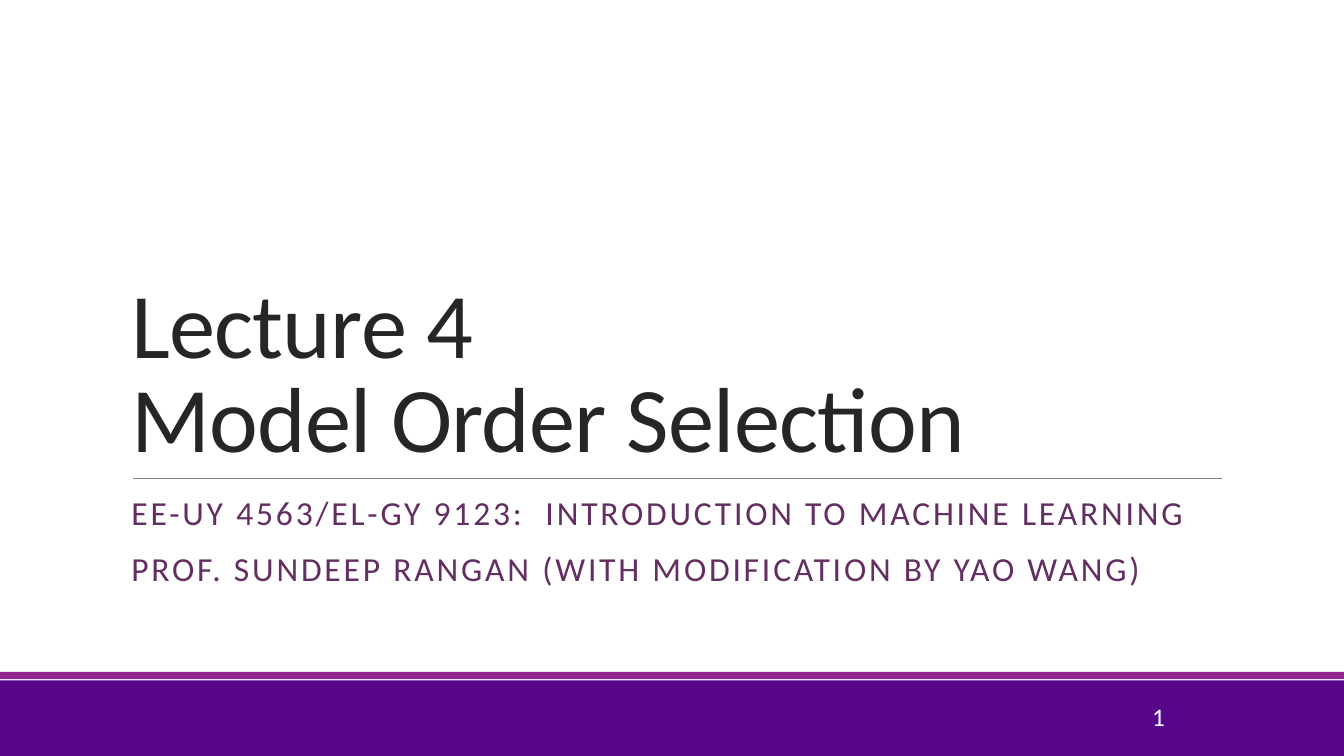
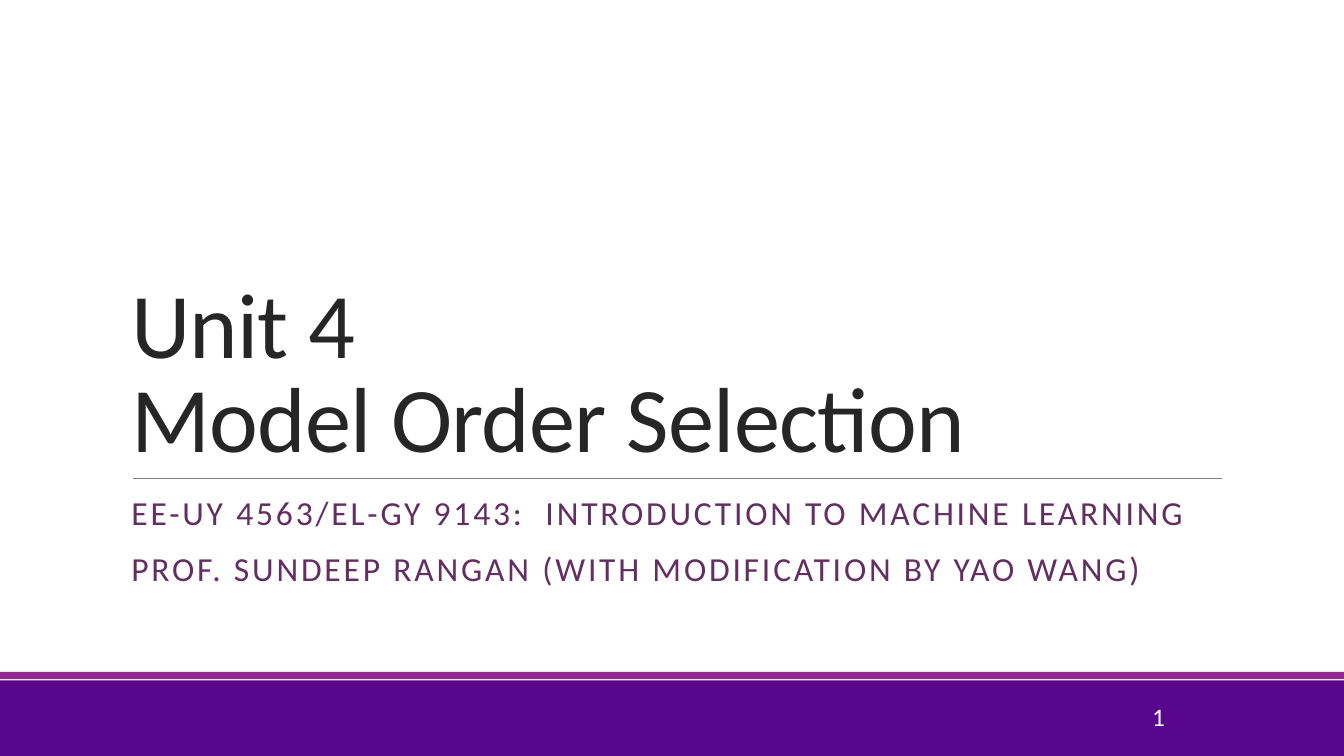
Before and after one commit to sdrangan/introml, a slide deck: slide 1 of lectures/Lect04_ModelSelection.pptx. Drawn at 1344x756 pixels with LibreOffice and Linux fonts; fonts in the diff are those of the drawing; background and template pictures are left out. Boxes give left, top, right and bottom in pixels: in the first picture for what was removed or moved away, otherwise in the second. Text is boxed around its words. In the diff, an @@ line names an element or a change of style, - is before the commit and + after.

Commit message:
Added in-class exercise to unit 4

```diff
--- a/lectures/Lect04_ModelSelection.pptx
+++ b/lectures/Lect04_ModelSelection.pptx
@@ title at (131, 294, 965, 453): text changed @@
-Lecture 4
-Model Order Selection
+Unit 4
+Model Order Selection
@@ subtitle at (131, 501, 1182, 527): text changed @@
-EE-UY 4563/EL-GY 9123: INTRODUCTION TO MACHINE LEARNING
+EE-UY 4563/EL-GY 9143: INTRODUCTION TO MACHINE LEARNING
```
Also in this commit, not shown: 1 other slide changed, 1 other file.
